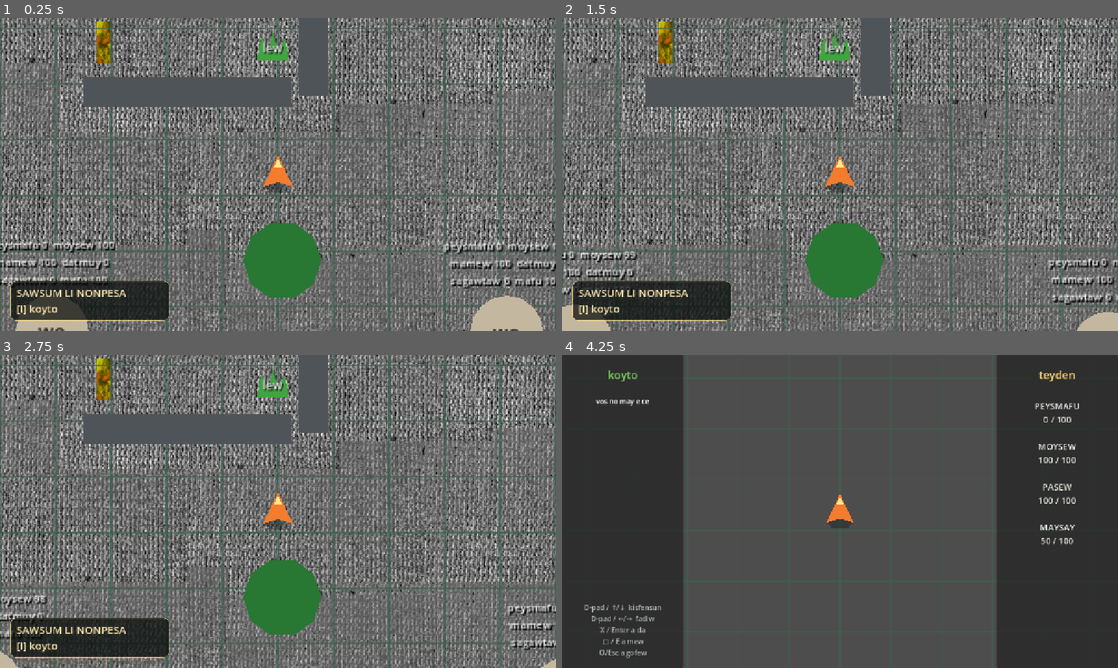
Above: before the commit, frames 1-4 (two rows, left to right).
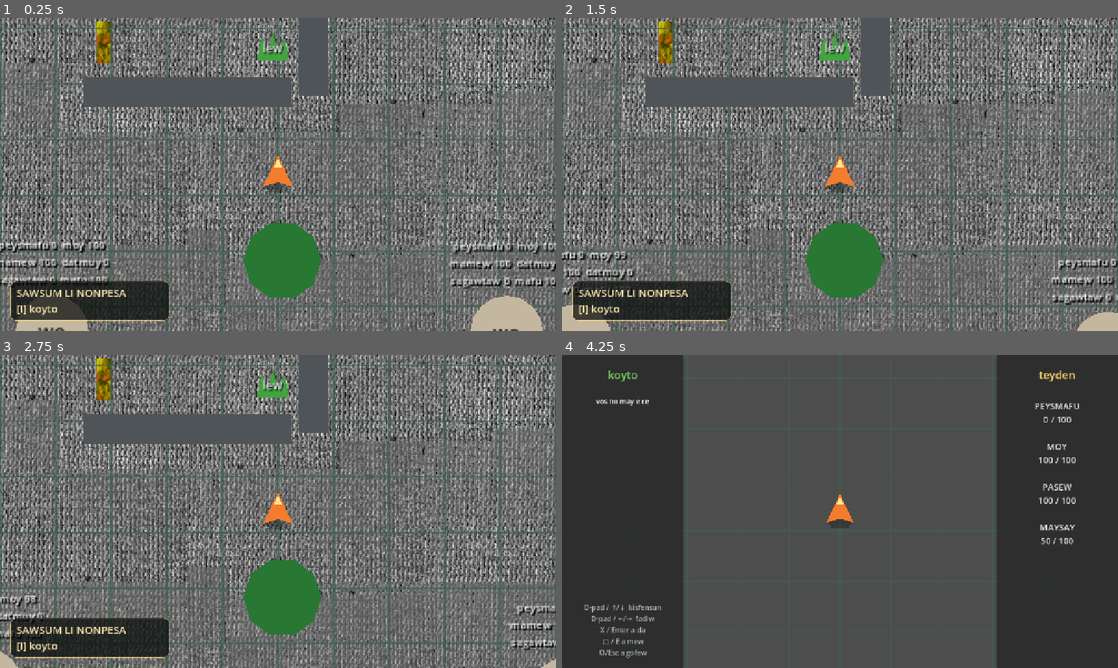
Above: after the commit, the same moments.

Repository: armikhalev/secret-sauce-godot
Game: Godot game, scene res://scenes/game.tscn
Two runs of this game, one before a commit and one after it. Both use one fixed random seed, a clock stepped at 60 frames per second and the inputs below.
Inputs (mouse positions are in pixels of both pictures, inside the frame that each line leads up to):
- Up to frame 1 (0.25 s): no input
- Up to frame 2 (1.5 s): tap Enter (menu_accept) at 0.5 s; move the mouse to (962, 158) at 0.52 s; hold Right (menu_right) 0.53-1.28 s; hold F (attack) 0.53-1.28 s; click (962, 158) at 0.67 s; move the mouse to (728, 190) at 1.27 s; hold Down (menu_down) from 1.28 s (still down); tap F (attack) at 1.35 s
- Up to frame 3 (2.75 s): move the mouse to (333, 442) at 2.02 s; release Down (menu_down) at 2.03 s; hold Right (menu_right) from 2.03 s (still down); hold = (zoom_in) from 2.03 s (still down); tap F (attack) at 2.3 s
- Up to frame 4 (4.25 s): tap Enter (menu_accept) at 2.75, 3.5 s; move the mouse to (812, 574) at 2.77 s; release Right (menu_right) at 2.78 s; release = (zoom_in) at 2.78 s; hold Up (menu_up) 2.78-3.53 s; tap - (zoom_out) at 2.85 s; click (812, 574) at 2.92 s; tap F (attack) at 3.05 s; move the mouse to (1006, 558) at 3.52 s; hold Left (menu_left) from 3.53 s (still down); hold F (attack) from 3.53 s (still down); tap I (toggle_inventory) at 4.15 s

The runs differ from the first frame. In frame 1, 0.8% of the frame differs, in the area x 0-100%, y 71-76%; in frame 2, 0.5%; in frame 3, 0.3%; in frame 4, less than 0.1%.

Commit message:
change "moysew" to "moy"

Diff:
--- a/scenes/inventory_menu.tscn
+++ b/scenes/inventory_menu.tscn
@@ -100,5 +100,5 @@
 layout_mode = 2
 theme_override_colors/font_color = Color(0.94, 0.95, 0.92, 1)
 theme_override_font_sizes/font_size = 20
-text = "PEYSMAFU\n0 / 100\n\nMOYSEW\n100 / 100\n\nPASEW\n100 / 100\n\nMAYSAY\n50 / 100"
+text = "PEYSMAFU\n0 / 100\n\nMOY\n100 / 100\n\nPASEW\n100 / 100\n\nMAYSAY\n50 / 100"
 horizontal_alignment = 1
--- a/scenes/saykwastes.tscn
+++ b/scenes/saykwastes.tscn
@@ -50,7 +50,7 @@
 theme_override_constants/shadow_offset_x = 2
 theme_override_constants/shadow_offset_y = 2
 theme_override_font_sizes/font_size = 13
-text = "peysmafu 100  moysew 100\nmamew 0  datmuy 50\nsagawtaw 0  mafu 0  radius ∞"
+text = "peysmafu 100  moy 100\nmamew 0  datmuy 50\nsagawtaw 0  mafu 0  radius ∞"
 horizontal_alignment = 1
 vertical_alignment = 1
 mouse_filter = 2
--- a/scenes/wo.tscn
+++ b/scenes/wo.tscn
@@ -39,7 +39,7 @@
 theme_override_constants/shadow_offset_x = 2
 theme_override_constants/shadow_offset_y = 2
 theme_override_font_sizes/font_size = 12
-text = "peysmafu 0  moysew 100\nmamew 100  datmuy 0\nsagawtaw 0  mafu 100"
+text = "peysmafu 0  moy 100\nmamew 100  datmuy 0\nsagawtaw 0  mafu 100"
 horizontal_alignment = 1
 vertical_alignment = 1
 mouse_filter = 2
--- a/scripts/inventory_menu.gd
+++ b/scripts/inventory_menu.gd
@@ -117,7 +117,7 @@
 
 func _update_player_stats() -> void:
 	player_stats_label.text = (
-		"PEYSMAFU\n%d / 100\n\nMOYSEW\n%d / 100\n\nPASEW\n%d / 100\n\nMAYSAY\n%d / 100"
+		"PEYSMAFU\n%d / 100\n\nMOY\n%d / 100\n\nPASEW\n%d / 100\n\nMAYSAY\n%d / 100"
 		% [player.bravery, player.vitality, player.energy, player.awareness]
 	)
 
--- a/scripts/player.gd
+++ b/scripts/player.gd
@@ -247,7 +247,7 @@
 		return
 	var previous_vitality := vitality
 	vitality = clampi(vitality + amount, 0, 100) if direction else clampi(vitality - amount, 0, 100)
-	_show_stat_loss(previous_vitality - vitality, "moysew")
+	_show_stat_loss(previous_vitality - vitality, "moy")
 	stats_changed.emit(bravery, vitality, energy, awareness)
 	if vitality <= 0:
 		_die()
--- a/scripts/saykwastes.gd
+++ b/scripts/saykwastes.gd
@@ -370,6 +370,6 @@
 func _update_debug_stats() -> void:
 	var roaming_radius_text := "∞" if is_inf(get_roaming_radius()) else str(roundi(get_roaming_radius()))
 	$DebugStats.text = (
-		"peysmafu %d  moysew %d\nmamew %d  datmuy %d\nsagawtaw %d  mafu %d  radius %s"
+		"peysmafu %d  moy %d\nmamew %d  datmuy %d\nsagawtaw %d  mafu %d  radius %s"
 		% [bravery, vitality, hunger, aggression, trust, fear, roaming_radius_text]
 	)
--- a/scripts/wo.gd
+++ b/scripts/wo.gd
@@ -217,6 +217,6 @@
 
 func _update_debug_stats() -> void:
 	$DebugStats.text = (
-		"peysmafu %d  moysew %d\nmamew %d  datmuy %d\nsagawtaw %d  mafu %d"
+		"peysmafu %d  moy %d\nmamew %d  datmuy %d\nsagawtaw %d  mafu %d"
 		% [bravery, vitality, hunger, aggression, trust, fear]
 	)
--- a/tests/stat_loss_bubble_test.gd
+++ b/tests/stat_loss_bubble_test.gd
@@ -10,7 +10,7 @@
 	assert(bubbles.size() == 1, "losing a stat must create one feedback bubble")
 	var bubble := bubbles[0] as PanelContainer
 	var message := bubble.get_child(0) as Label
-	assert(message.text == "-25 moysew", "the bubble must show the actual loss and full Mela stat name")
+	assert(message.text == "-25 moy", "the bubble must show the actual loss and full Mela stat name")
 	var initial_y := bubble.global_position.y
 	await get_tree().create_timer(0.8).timeout
 	assert(bubble.global_position.y < initial_y, "the stat-loss bubble must float upward")
